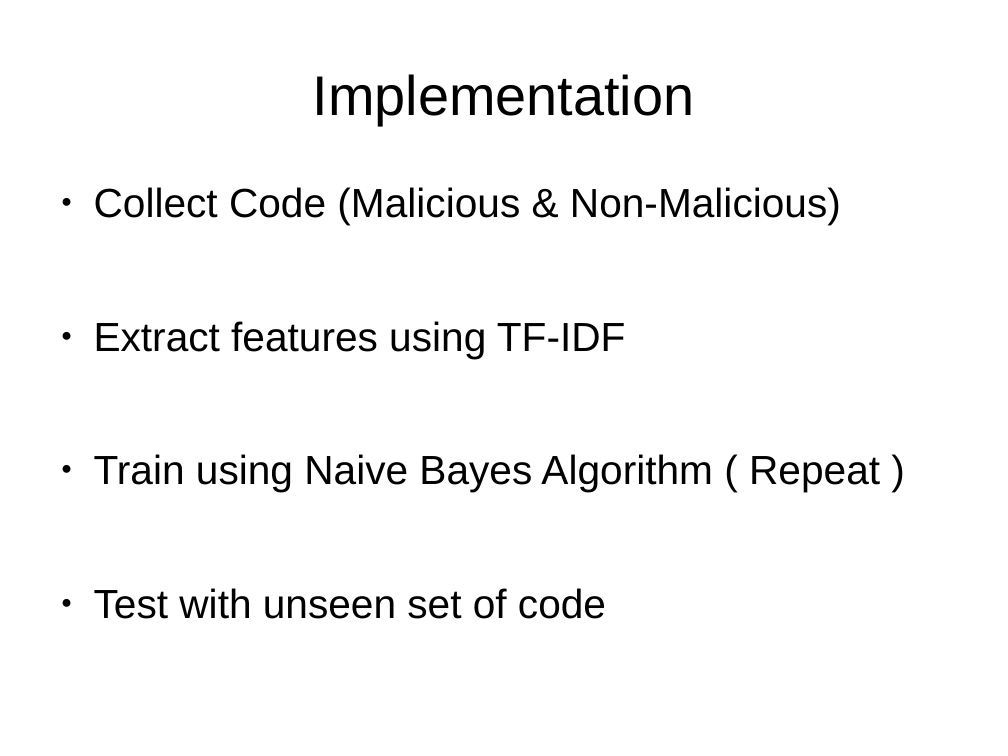
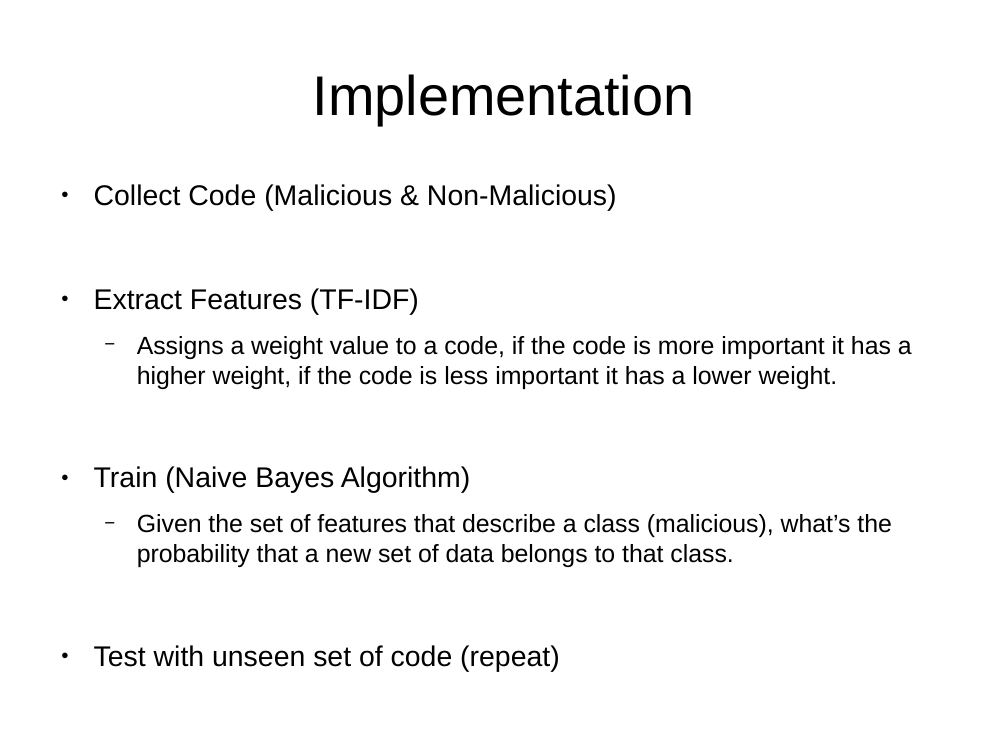
Before and after one commit to KayUOM/Project, a slide deck: slide 3 of presentation.odp. Drawn at 1008x756 pixels with LibreOffice and Linux fonts; fonts in the diff are those of the drawing. Boxes give left, top, right and bottom in pixels: in the first picture for what was removed or moved away, otherwise in the second. Text is boxed around its words. In the diff, an @@ line names an element or a change of style, - is before the commit and + after.

```diff
--- a/presentation.odp
+++ b/presentation.odp
@@ text at [94, 184, 617, 211]: size 32 to 22.4 pt in "Collect Code (Malicious & Non-Malicious)" @@
@@ text at [94, 288, 912, 672]: text changed; size 32 to 19.6 pt @@
-● Extract features using TF-IDF
-● Train using Naive Bayes Algorithm ( Repeat )
-● Test with unseen set of code
+● Extract Features (TF-IDF)
+  − Assigns a weight value to a code, if the code is more important it has a higher weight, if the code is less important it has a lower weight.
+● Train (Naive Bayes Algorithm)
+  − Given the set of features that describe a class (malicious), what’s the probability that a new set of data belongs to that class.
+● Test with unseen set of code (repeat)
```
Also in this commit, not shown: 2 other slides changed, 4 slides added, 1 slide removed, 7 other files.
